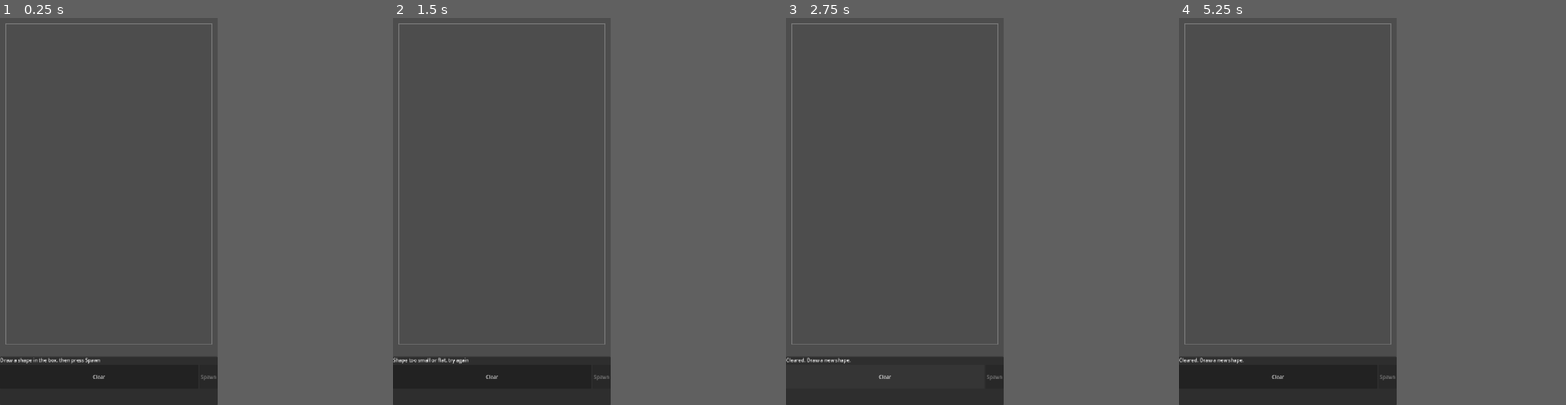
Above: before the commit, frames 1-4 (left to right).
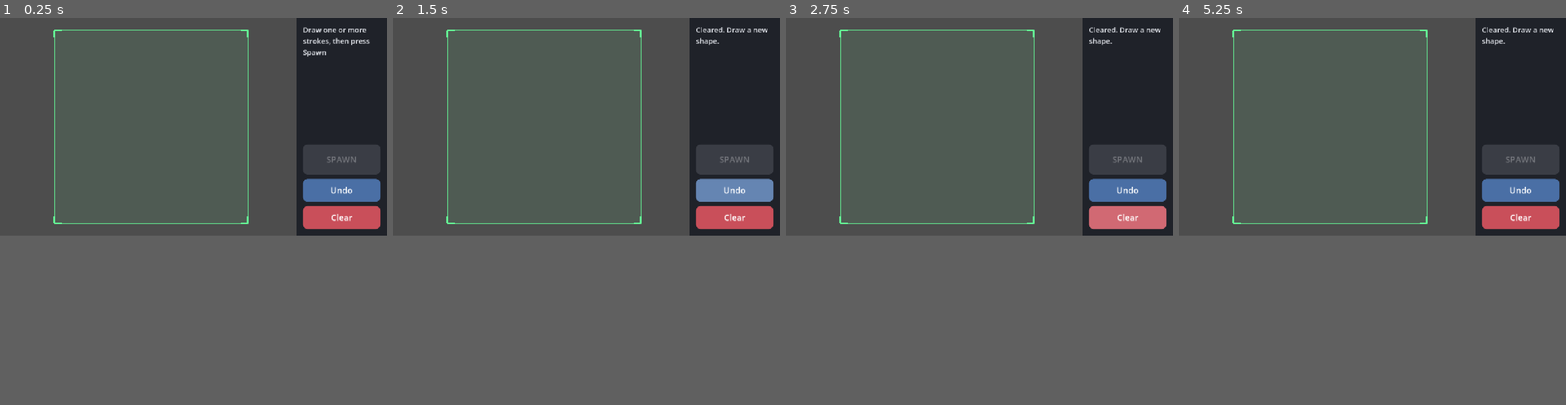
Above: after the commit, the same moments.

Repository: ericbrandon682-ctrl/SpinDraw
Game: Godot game, scene res://main.tscn
The game is run twice, just before and just after one commit, with the same random seed, the same clock (stepped at 60 frames per second) and the same inputs.
Inputs (mouse positions are in pixels of both pictures, inside the frame that each line leads up to):
- Up to frame 1 (0.25 s): no input
- Up to frame 2 (1.5 s): click "Clear" at 0.5 s; click (586, 323) at 1.25 s, where only the run after the commit has a clickable "Undo"
- Up to frame 3 (2.75 s): click "Clear" at 2 s
- Up to frame 4 (5.25 s): click (1372, 323) at 2.75 s, where only the run after the commit has a clickable "Undo"; click "Clear" at 3.5 s; click (1372, 323) at 4.25 s, where only the run after the commit has a clickable "Undo"; tap Enter at 5 s; move the mouse to (1333, 192) at 5.02 s; click (1333, 192) at 5.17 s
In our replay, the window is 450x800 before the commit and 800x450 after it. These sizes can differ from the game's own. Grey fills any space a smaller window leaves; there, only what the larger window draws over its background counts as a difference.

The runs differ from the first frame. In frame 1, 23% of the frame differs, in the area x 0-99%, y 0-100%; in frame 2, 23%; in frame 3, 20%; in frame 4, 23%.

Commit message:
Phase 1 Drawing

Diff:
--- a/draw_canvas.gd
+++ b/draw_canvas.gd
@@ -4,19 +4,46 @@
 signal stroke_changed(is_valid: bool)
 
 const MIN_POINT_DISTANCE := 8.0
-const MAX_POINTS := 400
+const MAX_TOTAL_POINTS := 800
+const STROKE_WIDTH := 6.0
+const STROKE_COLOR := Color.WHITE
 
-## Playable drawing region (keep it above the bottom UI panel).
-@export var draw_area := Rect2(20, 20, 680, 1060)
+## Side length of the fixed square drawing box.
+const MAX_SIZE := 640.0
 
-@onready var stroke: Line2D = $Stroke
+@export var draw_area := Rect2(0, 0, 1000, 720)  # left area; the panel takes the right 280
 
-var points := PackedVector2Array()
+var strokes: Array[PackedVector2Array] = []
+var lines: Array[Line2D] = []
+var current := PackedVector2Array()
+var current_line: Line2D = null
 var is_drawing := false
 var enabled := true
 
+## The fixed box the player must draw inside (always visible).
+var box: Rect2
+
+func _ready() -> void:
+	# Center the box inside the draw area
+	var c := draw_area.get_center()
+	box = Rect2(c - Vector2(MAX_SIZE, MAX_SIZE) * 0.5, Vector2(MAX_SIZE, MAX_SIZE))
+	queue_redraw()
+
 func _draw() -> void:
-	draw_rect(draw_area, Color(1, 1, 1, 0.25), false, 2.0)
+	# Faint outer area (where touches are accepted)
+	draw_rect(draw_area, Color(1, 1, 1, 0.12), false, 2.0)
+	# Fixed size box: tinted fill + clear border
+	draw_rect(box, Color(0.4, 1, 0.6, 0.08), true)
+	draw_rect(box, Color(0.4, 1, 0.6, 0.7), false, 3.0)
+	# Small corner ticks so the limit is easy to see
+	var t := 24.0
+	var col := Color(0.4, 1, 0.6, 0.9)
+	for corner in [box.position, Vector2(box.end.x, box.position.y),
+			box.end, Vector2(box.position.x, box.end.y)]:
+		var sx := 1.0 if corner.x == box.position.x else -1.0
+		var sy := 1.0 if corner.y == box.position.y else -1.0
+		draw_line(corner, corner + Vector2(t * sx, 0), col, 5.0)
+		draw_line(corner, corner + Vector2(0, t * sy), col, 5.0)
 
 func _unhandled_input(event: InputEvent) -> void:
 	if not enabled:
@@ -24,55 +51,105 @@
 	if event is InputEventMouseButton and event.button_index == MOUSE_BUTTON_LEFT:
 		if event.pressed:
 			var pos := get_local_mouse_position()
-			if draw_area.has_point(pos):
+			# Start only if the press begins inside the box
+			if box.has_point(pos):
 				_start(pos)
 		else:
 			_finish()
 	elif event is InputEventMouseMotion and is_drawing:
 		_continue(get_local_mouse_position())
 
+## Keeps points inside the box (the line slides along the edge).
+func _constrain(pos: Vector2) -> Vector2:
+	return pos.clamp(box.position, box.end)
+
 func _start(pos: Vector2) -> void:
 	is_drawing = true
-	points.clear()
-	stroke.clear_points()
-	_add(pos)
+	current = PackedVector2Array()
+	current_line = Line2D.new()
+	current_line.width = STROKE_WIDTH
+	current_line.default_color = STROKE_COLOR
+	current_line.joint_mode = Line2D.LINE_JOINT_ROUND
+	current_line.begin_cap_mode = Line2D.LINE_CAP_ROUND
+	current_line.end_cap_mode = Line2D.LINE_CAP_ROUND
+	current_line.antialiased = true
+	add_child(current_line)
+	_add(_constrain(pos))
 	stroke_changed.emit(false)
 
 func _continue(pos: Vector2) -> void:
-	pos = pos.clamp(draw_area.position, draw_area.end)
-	if points.size() < MAX_POINTS and points[-1].distance_to(pos) >= MIN_POINT_DISTANCE:
+	pos = _constrain(pos)
+	if total_points() < MAX_TOTAL_POINTS \
+			and current[current.size() - 1].distance_to(pos) >= MIN_POINT_DISTANCE:
 		_add(pos)
 
 func _add(pos: Vector2) -> void:
-	points.append(pos)
-	stroke.add_point(pos)
+	current.append(pos)
+	current_line.add_point(pos)
 
 func _finish() -> void:
 	if not is_drawing:
 		return
 	is_drawing = false
+	if current.size() < 2:
+		current_line.queue_free()
+	else:
+		strokes.append(current.duplicate())
+		lines.append(current_line)
+	current_line = null
 	stroke_changed.emit(build_shape().size() > 0)
 
-## Returns {} if invalid, otherwise hull/center/area/stroke data.
+func total_points() -> int:
+	var n := current.size() if is_drawing else 0
+	for s in strokes:
+		n += s.size()
+	return n
+
+func has_strokes() -> bool:
+	return strokes.size() > 0
+
+func all_points() -> PackedVector2Array:
+	var out := PackedVector2Array()
+	for s in strokes:
+		out.append_array(s)
+	return out
+
 func build_shape() -> Dictionary:
-	if points.size() < 3:
+	var pts := all_points()
+	if pts.size() < 3:
 		return {}
-	var hull := ShapeUtils.clean_hull(points)
+	var hull := ShapeUtils.clean_hull(pts)
 	if hull.size() < 3:
 		return {}
 	var area := ShapeUtils.area(hull)
 	if area < TopStats.MIN_AREA:
 		return {}
 	var center := ShapeUtils.centroid(hull)
+	var strokes_local: Array = []
+	for s in strokes:
+		strokes_local.append(ShapeUtils.offset_points(s, -center))
 	return {
 		"center": center,
 		"area": area,
 		"hull_local": ShapeUtils.offset_points(hull, -center),
-		"stroke_local": ShapeUtils.offset_points(points, -center),
+		"strokes_local": strokes_local,
 	}
+
+func undo_last_stroke() -> void:
+	if strokes.is_empty():
+		return
+	strokes.pop_back()
+	lines.pop_back().queue_free()
+	stroke_changed.emit(build_shape().size() > 0)
 
 func clear_drawing() -> void:
 	is_drawing = false
-	points.clear()
-	stroke.clear_points()
+	current = PackedVector2Array()
+	strokes.clear()
+	for l in lines:
+		l.queue_free()
+	lines.clear()
+	if current_line:
+		current_line.queue_free()
+		current_line = null
 	stroke_changed.emit(false)
--- a/main.gd
+++ b/main.gd
@@ -1,44 +1,123 @@
 extends Node2D
 
 const COLORS := [Color("ff5d73"), Color("4dd0e1"), Color("ffd166"), Color("95e06c")]
+const BATTLE_SCALE := 0.35
 
 @onready var canvas: DrawCanvas = $DrawCanvas
 @onready var tops: Node2D = $Tops
+@onready var panel: PanelContainer = $UI/Root/Panel
+@onready var vbox: VBoxContainer = $UI/Root/Panel/VBox
 @onready var status: Label = $UI/Root/Panel/VBox/StatusLabel
 @onready var spawn_btn: Button = $UI/Root/Panel/VBox/Buttons/SpawnButton
 @onready var clear_btn: Button = $UI/Root/Panel/VBox/Buttons/ClearButton
 
+var undo_btn: Button
 var _spawn_count := 0
 
 func _ready() -> void:
+	_build_ui()
 	spawn_btn.disabled = true
-	status.text = "Draw a shape in the box, then press Spawn"
+	status.text = "Draw one or more strokes, then press Spawn"
 	canvas.stroke_changed.connect(_on_stroke_changed)
 	spawn_btn.pressed.connect(_on_spawn)
 	clear_btn.pressed.connect(_on_clear)
+	undo_btn.pressed.connect(canvas.undo_last_stroke)
+
+# ---------- UI styling ----------
+
+func _build_ui() -> void:
+	# Panel look and size
+	panel.custom_minimum_size.x = 300
+	panel.add_theme_stylebox_override("panel", _box(Color("1f2229"), 0, 22))
+
+	vbox.add_theme_constant_override("separation", 20)
+
+	status.autowrap_mode = TextServer.AUTOWRAP_WORD_SMART
+	status.add_theme_font_size_override("font_size", 24)
+	status.add_theme_color_override("font_color", Color("e6e9ef"))
+	status.size_flags_vertical = Control.SIZE_EXPAND_FILL
+	status.vertical_alignment = VERTICAL_ALIGNMENT_TOP
+
+	# Replace the side-by-side HBox with a vertical column of buttons
+	var old_row := spawn_btn.get_parent()
+	var column := VBoxContainer.new()
+	column.add_theme_constant_override("separation", 14)
+	vbox.add_child(column)
+
+	undo_btn = Button.new()
+	undo_btn.text = "Undo"
+	column.add_child(undo_btn)
+
+	spawn_btn.reparent(column)
+	clear_btn.reparent(column)
+	column.move_child(spawn_btn, 0)  # order: Spawn, Undo, Clear
+	old_row.queue_free()
+
+	spawn_btn.text = "SPAWN"
+	_style_button(spawn_btn, Color("2fbf71"), 100)   # green, main action
+	_style_button(undo_btn, Color("4a6fa5"), 76)     # blue
+	_style_button(clear_btn, Color("c94f5a"), 76)    # red
+
+func _box(color: Color, radius: int = 16, margin: int = 12) -> StyleBoxFlat:
+	var sb := StyleBoxFlat.new()
+	sb.bg_color = color
+	sb.set_corner_radius_all(radius)
+	sb.set_content_margin_all(margin)
+	return sb
+
+func _style_button(btn: Button, color: Color, height: float) -> void:
+	btn.custom_minimum_size = Vector2(0, height)
+	btn.size_flags_horizontal = Control.SIZE_EXPAND_FILL
+	btn.add_theme_font_size_override("font_size", 28)
+	btn.add_theme_stylebox_override("normal", _box(color))
+	btn.add_theme_stylebox_override("hover", _box(color.lightened(0.15)))
+	btn.add_theme_stylebox_override("pressed", _box(color.darkened(0.25)))
+	btn.add_theme_stylebox_override("disabled", _box(Color("3a3d45")))
+	btn.add_theme_stylebox_override("focus", StyleBoxEmpty.new())
+	btn.add_theme_color_override("font_color", Color.WHITE)
+	btn.add_theme_color_override("font_hover_color", Color.WHITE)
+	btn.add_theme_color_override("font_pressed_color", Color.WHITE)
+	btn.add_theme_color_override("font_disabled_color", Color(1, 1, 1, 0.3))
+
+# ---------- Game logic ----------
 
 func _on_stroke_changed(is_valid: bool) -> void:
 	spawn_btn.disabled = not is_valid
 	if is_valid:
 		var s := TopStats.from_area(canvas.build_shape()["area"])
-		status.text = "HP %d | Mass %.1f | Speed %d | %d RPM" % [
+		status.text = "HP: %d\nMass: %.1f\nSpeed: %d\nSpin: %d RPM" % [
 			s.max_hp, s.mass, int(s.max_speed), s.rpm()]
-	elif not canvas.is_drawing and canvas.points.size() > 0:
-		status.text = "Shape too small or flat, try again"
+	elif not canvas.is_drawing and canvas.has_strokes():
+		status.text = "Keep drawing, or shape is too small/flat"
+	elif not canvas.has_strokes():
+		status.text = "Draw one or more strokes, then press Spawn"
+
+func _scale_points(pts: PackedVector2Array, f: float) -> PackedVector2Array:
+	var out := PackedVector2Array()
+	out.resize(pts.size())
+	for i in pts.size():
+		out[i] = pts[i] * f
+	return out
 
 func _on_spawn() -> void:
 	var shape := canvas.build_shape()
 	if shape.is_empty():
 		return
 	var stats := TopStats.from_area(shape["area"])
+
+	var hull_small := _scale_points(shape["hull_local"], BATTLE_SCALE)
+	var strokes_small: Array = []
+	for s in shape["strokes_local"]:
+		strokes_small.append(_scale_points(s, BATTLE_SCALE))
+
 	var top := Top.new()
-	top.setup(shape["hull_local"], shape["stroke_local"], stats,
+	top.setup(hull_small, strokes_small, stats,
 			COLORS[_spawn_count % COLORS.size()])
 	top.position = canvas.to_global(shape["center"])
 	tops.add_child(top)
 	_spawn_count += 1
 	canvas.clear_drawing()
-	status.text = "Spawned! HP %d | %d RPM" % [stats.max_hp, stats.rpm()]
+	status.text = "Spawned!\nHP: %d\nSpin: %d RPM" % [stats.max_hp, stats.rpm()]
 
 func _on_clear() -> void:
 	canvas.clear_drawing()
--- a/main.tscn
+++ b/main.tscn
@@ -30,21 +30,22 @@
 mouse_filter = 2
 
 [node name="Panel" type="PanelContainer" parent="UI/Root" unique_id=221016022]
-custom_minimum_size = Vector2(0, 160)
+custom_minimum_size = Vector2(280, 0)
 layout_mode = 1
-anchors_preset = 12
-anchor_top = 1.0
+anchors_preset = 11
+anchor_left = 1.0
 anchor_right = 1.0
 anchor_bottom = 1.0
-offset_top = -107.0
-grow_horizontal = 2
-grow_vertical = 0
+offset_left = -113.0
+grow_horizontal = 0
+grow_vertical = 2
 
 [node name="VBox" type="VBoxContainer" parent="UI/Root/Panel" unique_id=1009962884]
 layout_mode = 2
 
 [node name="StatusLabel" type="Label" parent="UI/Root/Panel/VBox" unique_id=463216981]
 layout_mode = 2
+autowrap_mode = 3
 
 [node name="Buttons" type="HBoxContainer" parent="UI/Root/Panel/VBox" unique_id=50383398]
 layout_mode = 2
--- a/project.godot
+++ b/project.godot
@@ -17,10 +17,10 @@
 
 [display]
 
-window/size/viewport_width=720
-window/size/viewport_height=1280
+window/size/viewport_width=1280
+window/size/viewport_height=720
 window/stretch/mode="canvas_items"
-window/handheld/orientation=1
+window/handheld/orientation=4
 
 [physics]
 
--- a/top.gd
+++ b/top.gd
@@ -8,7 +8,7 @@
 var hp: int
 
 ## Call BEFORE add_child. Points are already relative to the centroid.
-func setup(hull_local: PackedVector2Array, stroke_local: PackedVector2Array,
+func setup(hull_local: PackedVector2Array, strokes_local: Array,
 		p_stats: TopStats, color: Color) -> void:
 	stats = p_stats
 	hp = stats.max_hp
@@ -21,7 +21,6 @@
 	continuous_cd = RigidBody2D.CCD_MODE_CAST_RAY
 	contact_monitor = true
 	max_contacts_reported = 4
-	# Origin = centroid, so force the center of mass to the local origin.
 	center_of_mass_mode = RigidBody2D.CENTER_OF_MASS_MODE_CUSTOM
 	center_of_mass = Vector2.ZERO
 	angular_velocity = stats.spin_speed
@@ -36,16 +35,17 @@
 	col.polygon = hull_local
 	add_child(col)
 
-	# Visible player drawing
-	var line := Line2D.new()
-	line.points = stroke_local
-	line.width = 6.0
-	line.default_color = color
-	line.joint_mode = Line2D.LINE_JOINT_ROUND
-	line.begin_cap_mode = Line2D.LINE_CAP_ROUND
-	line.end_cap_mode = Line2D.LINE_CAP_ROUND
-	line.antialiased = true
-	add_child(line)
+	# Visible player drawing (one Line2D per stroke)
+	for s in strokes_local:
+		var line := Line2D.new()
+		line.points = s
+		line.width = 6.0
+		line.default_color = color
+		line.joint_mode = Line2D.LINE_JOINT_ROUND
+		line.begin_cap_mode = Line2D.LINE_CAP_ROUND
+		line.end_cap_mode = Line2D.LINE_CAP_ROUND
+		line.antialiased = true
+		add_child(line)
 
 func take_damage(amount: int) -> void:
 	hp = maxi(hp - amount, 0)
--- a/top_stats.gd
+++ b/top_stats.gd
@@ -1,8 +1,8 @@
 class_name TopStats
 extends RefCounted
 
-const MIN_AREA := 1500.0
-const MAX_AREA := 60000.0
+const MIN_AREA := 8000.0
+const MAX_AREA := 350000.0
 
 var area: float
 var size_t: float        # 0 = tiny, 1 = huge
